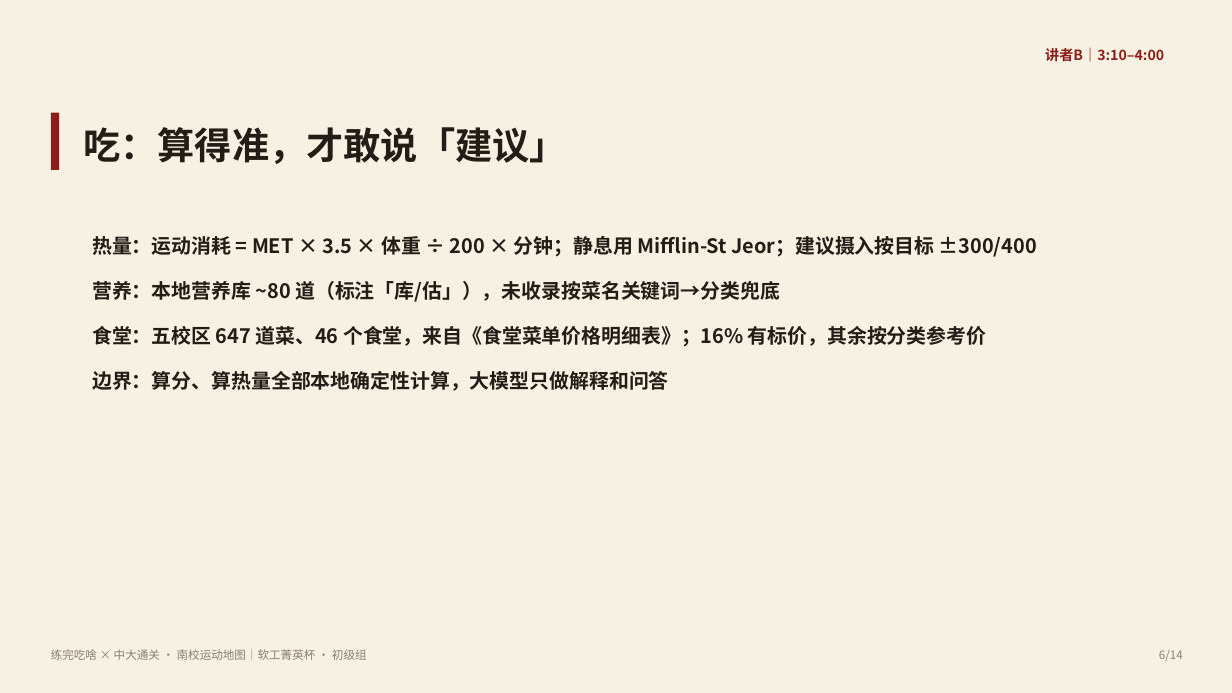
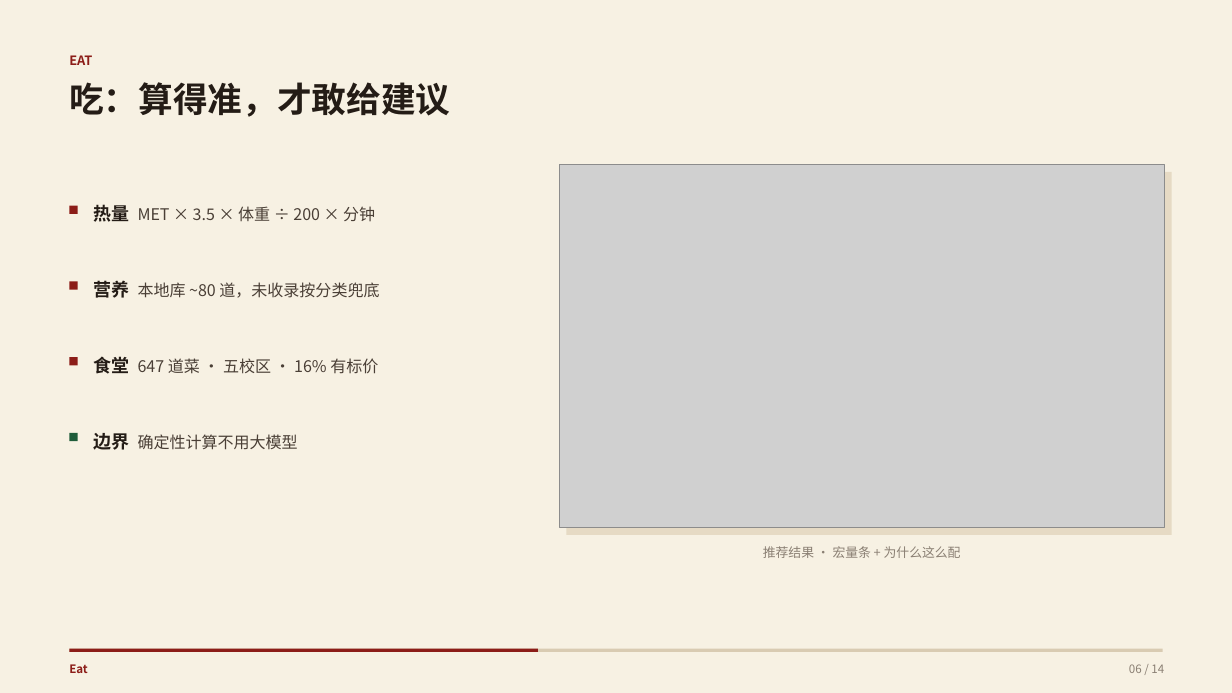
Before and after one commit to liaohc-42/sports-fuel-agent, a slide deck: slide 6 of docs/答辩PPT-练完吃啥.pptx. Drawn at 1232x693 pixels with LibreOffice and Linux fonts; fonts in the diff are those of the drawing; grey boxes stand for pictures. Boxes give left, top, right and bottom in pixels: in the first picture for what was removed or moved away, otherwise in the second. Text is boxed around its words. In the diff, an @@ line names an element or a change of style, - is before the commit and + after.

Commit message:
feat: 练完吃啥 初始提交（前端+后端+数据+文档）

```diff
--- a/docs/答辩PPT-练完吃啥.pptx
+++ b/docs/答辩PPT-练完吃啥.pptx
@@ text added at (69,55,92,65), 10 pt, text #8C1D18, bold @@
+EAT
@@ text removed at (1045,48,1164,62) @@
-讲者B｜3:10–4:00
@@ text at (69,82,450,117): text changed; size 29 to 27 pt @@
-吃：算得准，才敢说「建议」
+吃：算得准，才敢给建议
@@ picture added at (559,165,1165,528) @@
@@ rectangle added at (567,172,1172,535), fill #E6DAC4 @@
@@ rectangle: place and size @@
-rectangle at (51,113,59,170)
+rectangle at (69,206,78,214)
@@ text added at (93,205,375,222), 12.5 pt, text #4A3F36 @@
+热量 MET × 3.5 × 体重 ÷ 200 × 分钟
@@ text removed at (92,236,1037,391) @@
-热量：运动消耗 = MET × 3.5 × 体重 ÷ 200 × 分钟；静息用 Mifflin-St Jeor；建议摄入按目标 ±300/400
-营养：本地营养库 ~80 道（标注「库/估」），未收录按菜名关键词→分类兜底
-食堂：五校区 647 道菜、46 个食堂，来自《食堂菜单价格明细表》；16% 有标价，其余按分类参考价
-边界：算分、算热量全部本地确定性计算，大模型只做解释和问答
@@ rectangle added at (69,281,78,289), fill #8C1D18 @@
@@ text added at (93,280,379,298), 12.5 pt, text #4A3F36 @@
+营养 本地库 ~80 道，未收录按分类兜底
@@ rectangle added at (69,358,78,366), fill #8C1D18 @@
@@ text added at (93,356,378,374), 12.5 pt, text #4A3F36 @@
+食堂 647 道菜 · 五校区 · 16% 有标价
@@ rectangle added at (69,433,78,441), fill #1F5C3A @@
@@ text added at (93,433,298,450), 12.5 pt, text #4A3F36 @@
+边界 确定性计算不用大模型
@@ text added at (763,546,961,558), 10 pt, text #8A7F73 @@
+推荐结果 · 宏量条 + 为什么这么配
@@ text removed at (51,649,367,660) @@
-练完吃啥 × 中大通关 · 南校运动地图｜软工菁英杯 · 初级组
@@ rectangle added at (69,649,1163,653), fill #D9CBB2 @@
@@ rectangle added at (69,649,538,653), fill #8C1D18 @@
@@ text added at (69,664,88,673), 9 pt, text #8C1D18, bold @@
+Eat
@@ text at (1129,664,1164,673): text changed @@
-6/14
+06 / 14
```
Also in this commit, not shown: 12 other slides changed, 1 slide added, 1 slide removed, 3 other files.
